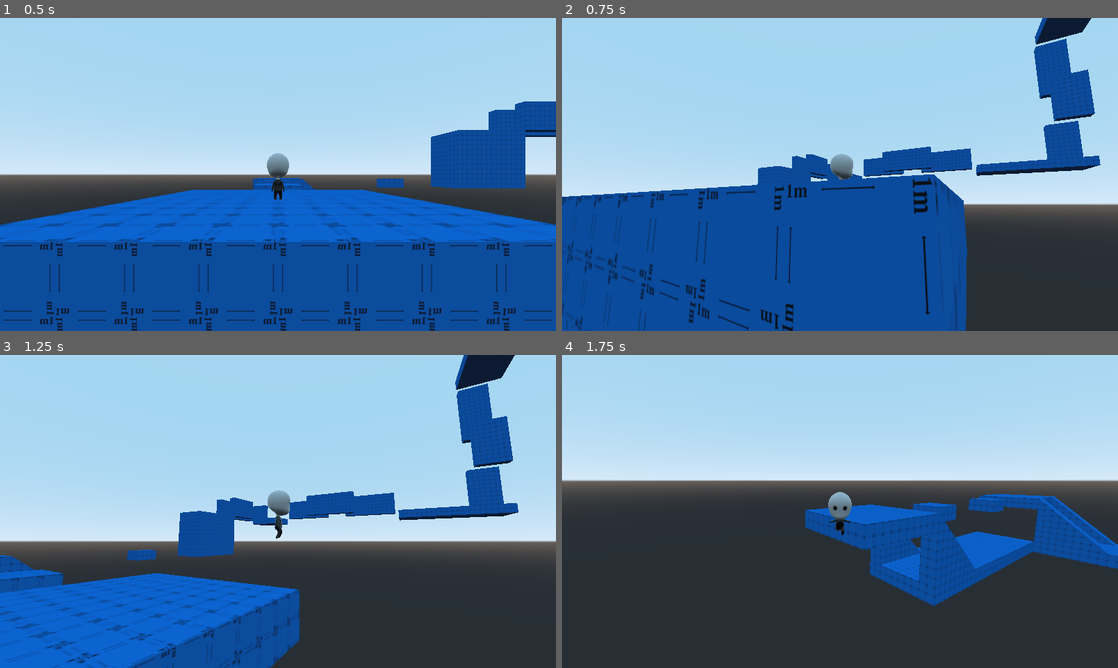
Above: before the commit, frames 1-4 (two rows, left to right).
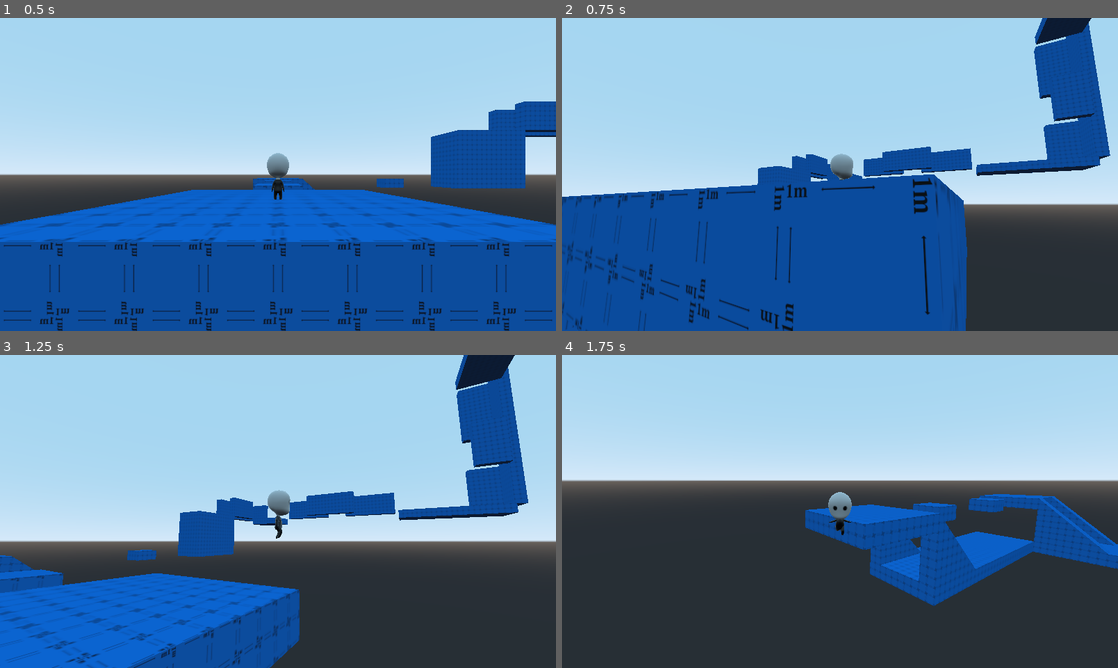
Above: after the commit, the same moments.

Repository: elegist/skyjumper
Game: Godot game, scene res://src/Main.tscn
Two runs of this game, one before a commit and one after it. Both use one fixed random seed, a clock stepped at 60 frames per second and the inputs below.
Inputs (mouse positions are in pixels of both pictures, inside the frame that each line leads up to):
- Up to frame 1 (0.5 s): no input
- Up to frame 2 (0.75 s): move the mouse to (962, 158) at 0.52 s; hold D (move_right) from 0.53 s (still down); hold Shift (dash) from 0.53 s (still down)
- Up to frame 3 (1.25 s): keep holding D (move_right); keep holding Shift (dash); tap Space (jump) at 0.77, 0.8, 1.07 s
- Up to frame 4 (1.75 s): move the mouse to (728, 527) at 1.27 s; release D (move_right) at 1.28 s; release Shift (dash) at 1.28 s; hold S (move_down) from 1.28 s (still down); tap Space (jump) at 1.35, 1.52 s; tap Shift (dash) at 1.55 s

Frame 1 is identical in both runs. In frame 2, 1.4% of the frame differs, in the area x 90-99%, y 1-46%; in frame 3, 1.3%; in frame 4, nothing differs.

Commit message:
Add wall run timer

Diff:
--- a/src/Main.tscn
+++ b/src/Main.tscn
@@ -89,6 +89,12 @@
 height = 10.0
 material = ExtResource( 3 )
 
+[node name="CSGBox21" type="CSGBox" parent="Stage01/CSGCombiner"]
+transform = Transform( -1, 0, 4.37114e-08, 0, 1, 0, -4.37114e-08, 0, -1, -65, 31, -31 )
+width = 6.0
+height = 42.0
+material = ExtResource( 3 )
+
 [node name="CSGBox18" type="CSGBox" parent="Stage01/CSGCombiner"]
 transform = Transform( 0, 0, -1, 0, 1, 0, 1, 0, 0, -61, 24, -27 )
 width = 6.0
--- a/src/player/Player.gd
+++ b/src/player/Player.gd
@@ -7,6 +7,8 @@
 
 var can_dash: bool = false
 var can_wall_run: bool = false
+
+var wallrun_started_once: bool = false
 
 export var gravity: float = -40.0
 
@@ -47,6 +49,8 @@
 onready var wall_check_left = $Mesh/WallChecks/Left
 onready var wall_check_right = $Mesh/WallChecks/Right
 onready var wall_check_forward = $Mesh/WallChecks/Forward
+
+onready var timer_wall_run = $WallRunTimer
 
 onready var origin_parent = get_parent()
 
@@ -90,6 +94,7 @@
 		is_dashing = false
 		is_wall_running = false
 		can_dash = true
+		wallrun_started_once = false
 
 	if Input.is_action_just_pressed("jump") && jump_count > 0 && !is_wall_running:
 		apply_jump()
@@ -102,15 +107,27 @@
 		can_dash = false
 
 	if is_on_wall() && !is_on_floor():
+		can_wall_run = true
+	else:
+		can_wall_run = false
+
+	print(timer_wall_run.get_time_left())
+
+	if can_wall_run:
 		can_dash = true
 		wall_normal = get_slide_collision(0).normal
 		if Input.is_action_pressed("dash"):
-			wall_check_left.enabled = true
-			wall_check_right.enabled = true
-			wall_check_forward.enabled = true
-			apply_wall_run(delta)
+			if timer_wall_run.is_stopped() && !wallrun_started_once:
+				timer_wall_run.start()
+				wallrun_started_once = true
+			if !timer_wall_run.is_stopped():
+				wall_check_left.enabled = true
+				wall_check_right.enabled = true
+				wall_check_forward.enabled = true
+				apply_wall_run(delta)
 			if Input.is_action_just_pressed("jump"):
 				apply_wall_jump()
+				wallrun_started_once = false
 		else:
 			is_wall_running = false
 	else:
@@ -214,6 +231,6 @@
 				animation_tree.set("parameters/ground_state/current", 0)
 				animation_tree.set("parameters/run_speed/scale", 1.0)
 
-
 func _on_WallRunTimer_timeout() -> void:
+	timer_wall_run.stop()
 	can_wall_run = false
--- a/src/player/Player.tscn
+++ b/src/player/Player.tscn
@@ -1375,6 +1375,7 @@
 far = 200.0
 
 [node name="WallRunTimer" type="Timer" parent="."]
+process_mode = 0
 one_shot = true
 
 [connection signal="timeout" from="WallRunTimer" to="." method="_on_WallRunTimer_timeout"]
